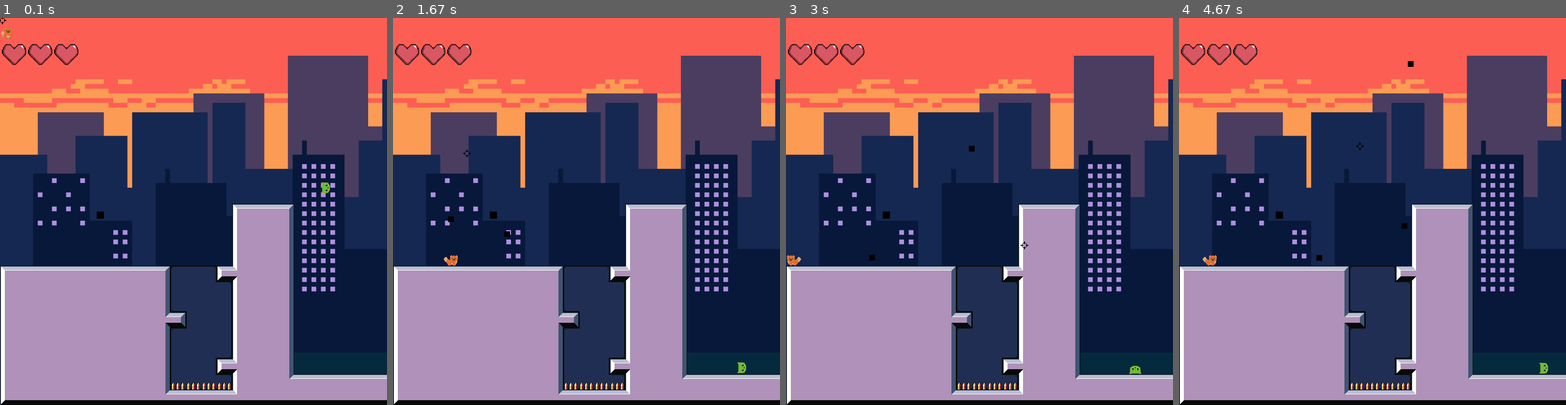
Above: before the commit, frames 1-4 (left to right).
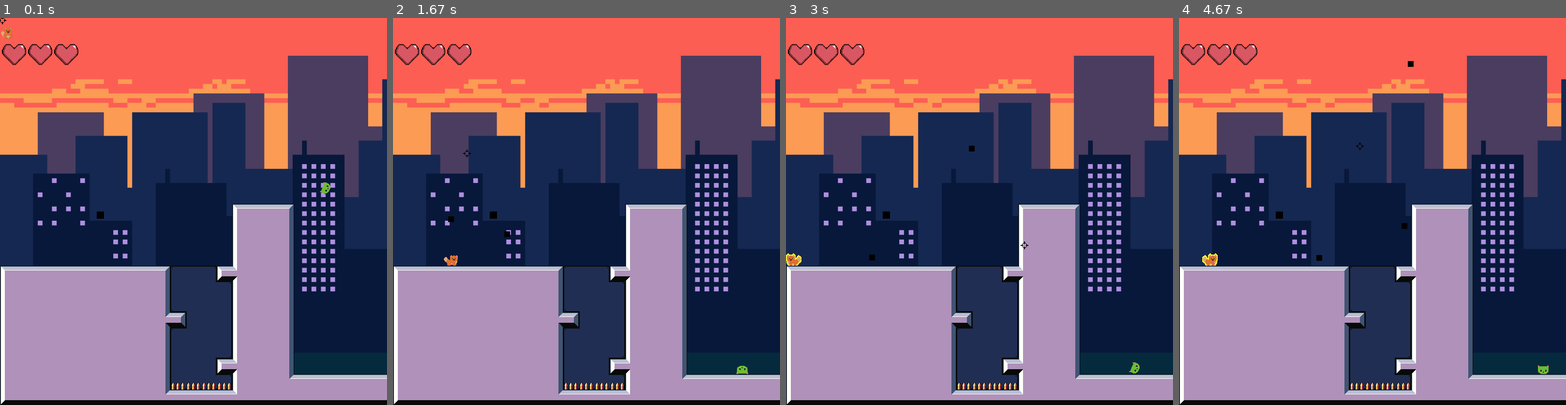
Above: after the commit, the same moments.

Repository: manucouto1/PyGame_5Gatos
Game: pygame game, started from src/main.py
Same seed, same stepped clock (60 frames per second), same inputs: the game is played once before the commit and once after it.
Inputs (mouse positions are in pixels of both pictures, inside the frame that each line leads up to):
- Up to frame 1 (0.1 s): no input
- Up to frame 2 (1.67 s): hold Right 0.33-0.8 s; move the mouse to (571, 226) at 0.37 s; hold Up 0.83-1.13 s; move the mouse to (710, 199) at 0.87 s; click (625, 296) at 1.23 s; hold Right from 1.5 s (still down); click (466, 153) at 1.6 s
- Up to frame 3 (3 s): release Right at 1.97 s; hold Left 2-2.53 s; click (1037, 76) at 2.1 s; hold Left 2.57-2.97 s; move the mouse to (1025, 246) at 2.6 s; click (1025, 246) at 2.67 s
- Up to frame 4 (4.67 s): hold Up 3-3.37 s; click (1380, 79) at 3.1 s; hold Right 3.4-4.03 s; click (1233, 199) at 3.5 s; hold Left 4.07-4.53 s; click (1376, 254) at 4.17 s; hold Right from 4.57 s (still down); move the mouse to (1360, 145) at 4.6 s

The runs differ from the first frame. In frame 1, less than 0.1% of the frame differs, in the area x 1-86%, y 2-46%; in frame 2, less than 0.1%; in frame 3, less than 0.1%; in frame 4, less than 0.1%, in the area x 6-96%, y 60-92%.

Commit message:
Refactorizado spritesheet y selector de imagen

Diff:
--- a/src/sprites/active/active_entity.py
+++ b/src/sprites/active/active_entity.py
@@ -1,6 +1,6 @@
 import pygame as pg
 import src.utils.assets as assets
-from src.sprites.spritesheet import Spritesheet
+from src.sprites.spritesheet import Spritesheet, SpriteStripAnim
 
 GRAVITY = pg.Vector2((0, 3.8))
 
@@ -10,7 +10,7 @@
     def __init__(self, path, width, height, offset, frames, *groups):
         super().__init__(*groups)
         # assets.path_to("player", "idle", "Hero_idle_L_32x32_200.png")
-        self.sheet = Spritesheet(path)
+        self.sheet = SpriteStripAnim(path, (0, 0, width, height), frames, rows=4)
         self.frames = frames
         self.width = width
         self.height = height
@@ -33,18 +33,13 @@
         self.rect = self.image.get_rect()
 
     def idle_loop(self):
-
-        self.idle_id = (self.idle_id + 1) % self.frames
-        offset_x = self.idle_id * (self.width + self.offset * 2) + self.offset
-        self.image = self.sheet.image_at((offset_x, 0, self.width, self.height))
+        self.image = self.sheet[0].next()
 
     def walk_loop(self):
-        self.walk_id = (self.walk_id + 1) % self.frames
-        offset_x = self.walk_id * (self.width + self.offset * 2) + self.offset
         if self.direction == pg.K_LEFT:
-            self.image = self.sheet.image_at((offset_x, self.height * 1, self.width, self.height))
+            self.image = self.sheet[1].next()
         elif self.direction == pg.K_RIGHT:
-            self.image = self.sheet.image_at((offset_x, self.height * 2, self.width, self.height))
+            self.image = self.sheet[2].next()
 
     def gravity(self):
         if not self.onGround:
--- a/src/sprites/spritesheet.py
+++ b/src/sprites/spritesheet.py
@@ -8,19 +8,17 @@
         self.sheet = assets.load_image(filename)
 
     # Load a specific image from a specific rectangle
-    def image_at(self, rectangle, colorkey=None, offset=0):
-        x, y, width, height = rectangle
-
-        rectangle2 = (x, y, width, height)
-        rect = pygame.Rect(rectangle2)
+    def image_at(self, rectangle, color_key=None):
+        rect = pygame.Rect(rectangle)
 
         image = pygame.Surface(rect.size, pygame.SRCALPHA)
-        # image = pygame.Surface(rect.size)
+
         image.blit(self.sheet, (0, 0), rect)
-        if colorkey is not None:
-            if colorkey == -1:
-                colorkey = image.get_at((0, 0))
-            image.set_colorkey(-1)
+        if color_key is not None:
+            if color_key == -1:
+                color_key = image.get_at((0, 0))
+            image.set_colorkey(color_key, pygame.RLEACCEL)
+
         return image
 
     # Load a whole bunch of images and return them as a list
@@ -29,39 +27,37 @@
 
     # Load a whole strip of images
     def load_strip(self, rect, image_count, colorkey=None):
-        tups = [(rect[0]+rect[2]*x, rect[1], rect[2], rect[3])
-                for x in range(image_count)]
+        tups = [(rect[0] + rect[2] * x, rect[1], rect[2], rect[3]) for x in range(image_count)]
+
         return self.images_at(tups, colorkey)
 
 
-class SpriteStripAnim(object):
-    def __init__(self, filename, rect, count, colorkey=None, loop=False, frames=1):
-        self.filename = filename
-        ss = Spritesheet(filename)
-        self.images = ss.load_strip(rect, count, colorkey)
-        self.i = 0
-        self.loop = loop
-        self.frames = frames
-        self.f = frames
+class SpriteStripAnim(Spritesheet):
+    def __init__(self, filename, rect, count, colorkey=None, rows=1):
+        super().__init__(filename)
+        self.images = [
+            Spritesheet.load_strip(self, pygame.Rect(rect[0], rect[1] + rect[3] * y, rect[2], rect[3]), count, colorkey)
+            for y in range(rows)
+        ]
 
-    def iter(self):
-        self.i = 0
-        self.f = self.frames
+        self.idx = [0] * rows
+        self.frame = [count] * rows
+        self.row = 0
+
+    def __getitem__(self, item):
+        self.row = item
+
         return self
 
     def next(self):
-        if self.i >= len(self.images):
-            if not self.loop:
-                raise StopIteration
-            else:
-                self.i = 0
-        image = self.images[self.i]
-        self.f -= 1
-        if self.f == 0:
-            self.i += 1
-            self.f = self.frames
+        if self.idx[self.row] >= len(self.images[0]):
+            self.idx[self.row] = 0
+        image = self.images[self.row][self.idx[self.row]]
+        self.idx[self.row] += 1
+
         return image
 
-    def __add__(self, ss):
-        self.images.extend(ss.images)
+    def __add__(self, spritesheet):
+        self.images[self.row].extend(spritesheet.images)
+
         return self
